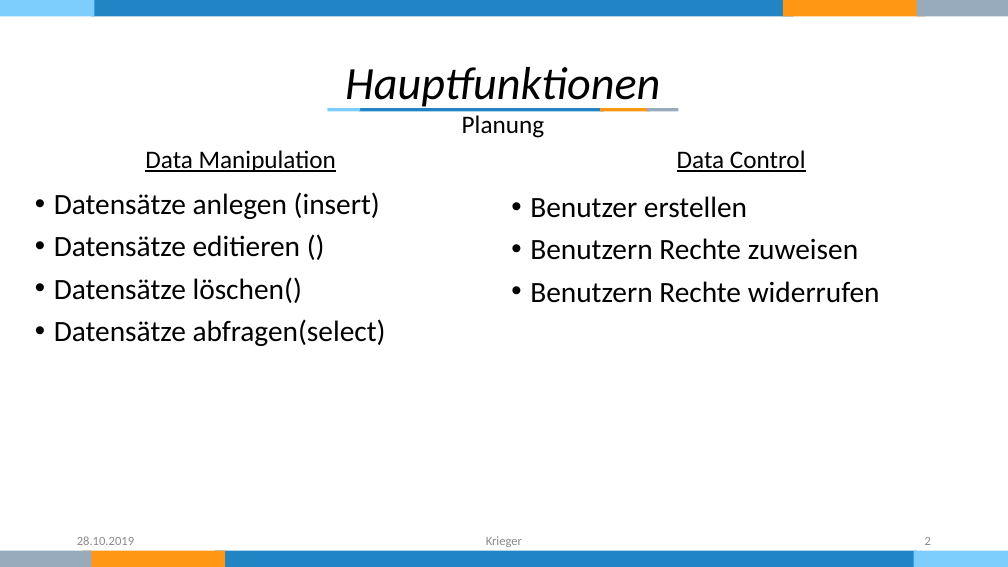
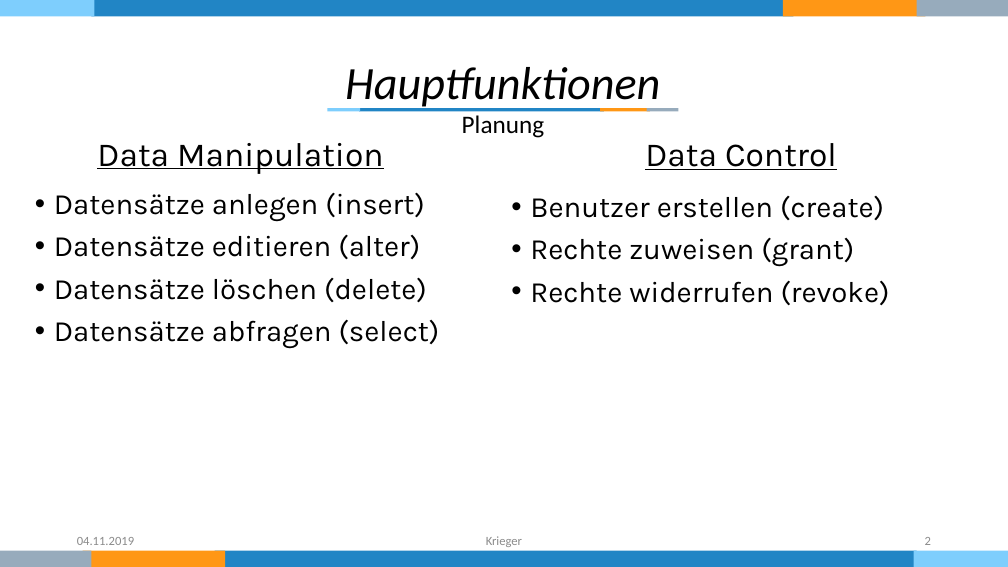
Before and after one commit to KriegersBlog/nordwind-tool, a slide deck: slide 2 of Dokumentation/Präsentation.pptx. Drawn at 1008x567 pixels with LibreOffice and Linux fonts; fonts in the diff are those of the drawing. Boxes give left, top, right and bottom in pixels: in the first picture for what was removed or moved away, otherwise in the second. Text is boxed around its words. In the diff, an @@ line names an element or a change of style, - is before the commit and + after.

```diff
--- a/Dokumentation/Präsentation.pptx
+++ b/Dokumentation/Präsentation.pptx
@@ text "Data Manipulation" at box(97, 143, 383, 174): size 24 to 32 pt, font Calibri to Karla @@
@@ text "Data Control" at box(645, 143, 837, 170): size 24 to 32 pt, font Calibri to Karla @@
@@ text at box(54, 192, 424, 221): font Calibri to Karla in "Datensätze anlegen (insert)" @@
@@ text at box(530, 196, 890, 305): text changed; font Calibri to Karla @@
-• Benutzer erstellen
-• Benutzern Rechte zuweisen
-• Benutzern Rechte widerrufen
+• Benutzer erstellen (create)
+• Rechte zuweisen (grant)
+• Rechte widerrufen (revoke)
@@ text at box(54, 235, 440, 348): text changed; font Calibri to Karla @@
-• Datensätze editieren ()
-• Datensätze löschen()
-• Datensätze abfragen(select)
+• Datensätze editieren (alter)
+• Datensätze löschen (delete)
+• Datensätze abfragen (select)
@@ text at box(77, 537, 134, 545): text changed @@
-28.10.2019
+04.11.2019
```
Also in this commit, not shown: 7 other slides changed.
